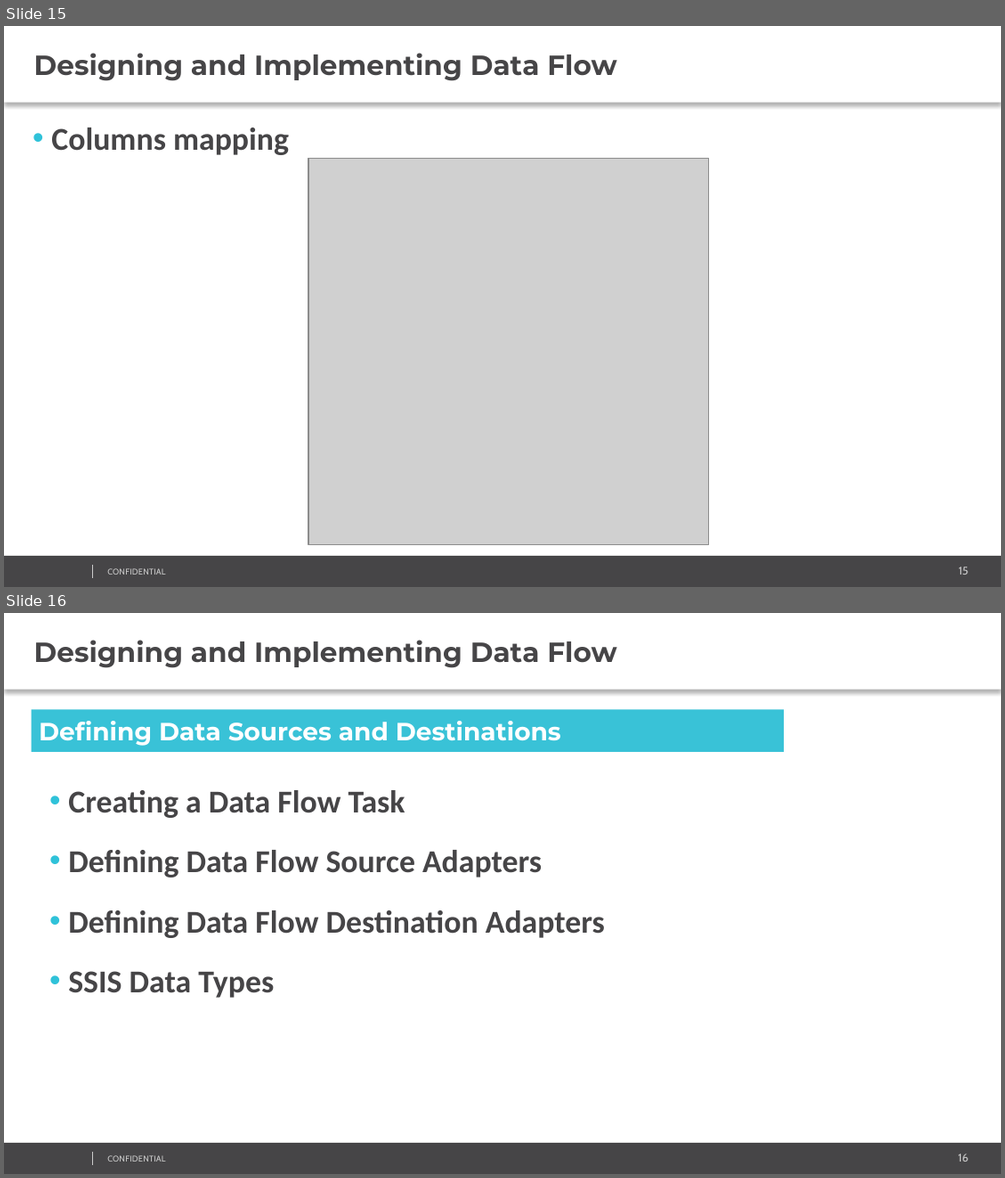
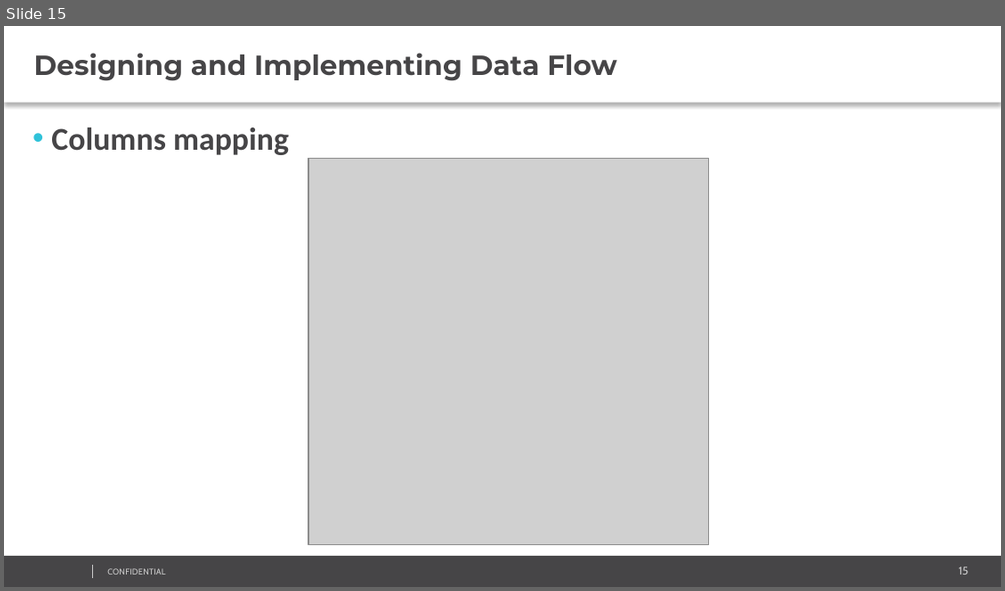
Before and after one commit to AndreyQC/MSBI.Lab, a slide deck: MSBI.Lecture.15/MSBI.Dev.S19E15.pptx. Shown one above the other, each under a label of ours: slides 15 and 16 before the commit, slide 15 after it. The pictures are 1005x1178 and 1005x591 pixels, drawn with LibreOffice and Linux fonts; fonts in the diff are those of the drawing; grey boxes stand for pictures; background and template pictures are left out. Boxes give left, top, right and bottom in pixels: in the first picture for what was removed or moved away, otherwise in the second. Text is boxed around its words. In the diff, an @@ line names an element or a change of style, - is before the commit and + after.

```diff
--- a/MSBI.Lecture.15/MSBI.Dev.S19E15.pptx
+++ b/MSBI.Lecture.15/MSBI.Dev.S19E15.pptx
@@ slide 16 removed at [4,613,1001,1174], background #FFFFFF; not listed: 4 template elements that a slide beside it also shows @@
@@ text removed at [4,613,1001,690] @@
-Designing and Implementing Data Flow
@@ rectangle removed at [31,710,784,752] @@
-Defining Data Sources and Destinations
@@ text removed at [68,790,605,997] @@
-    • Creating a Data Flow Task
-    • Defining Data Flow Source Adapters
-    • Defining Data Flow Destination Adapters
-    • SSIS Data Types
```
Also in this commit, not shown: 12 other slides removed.
